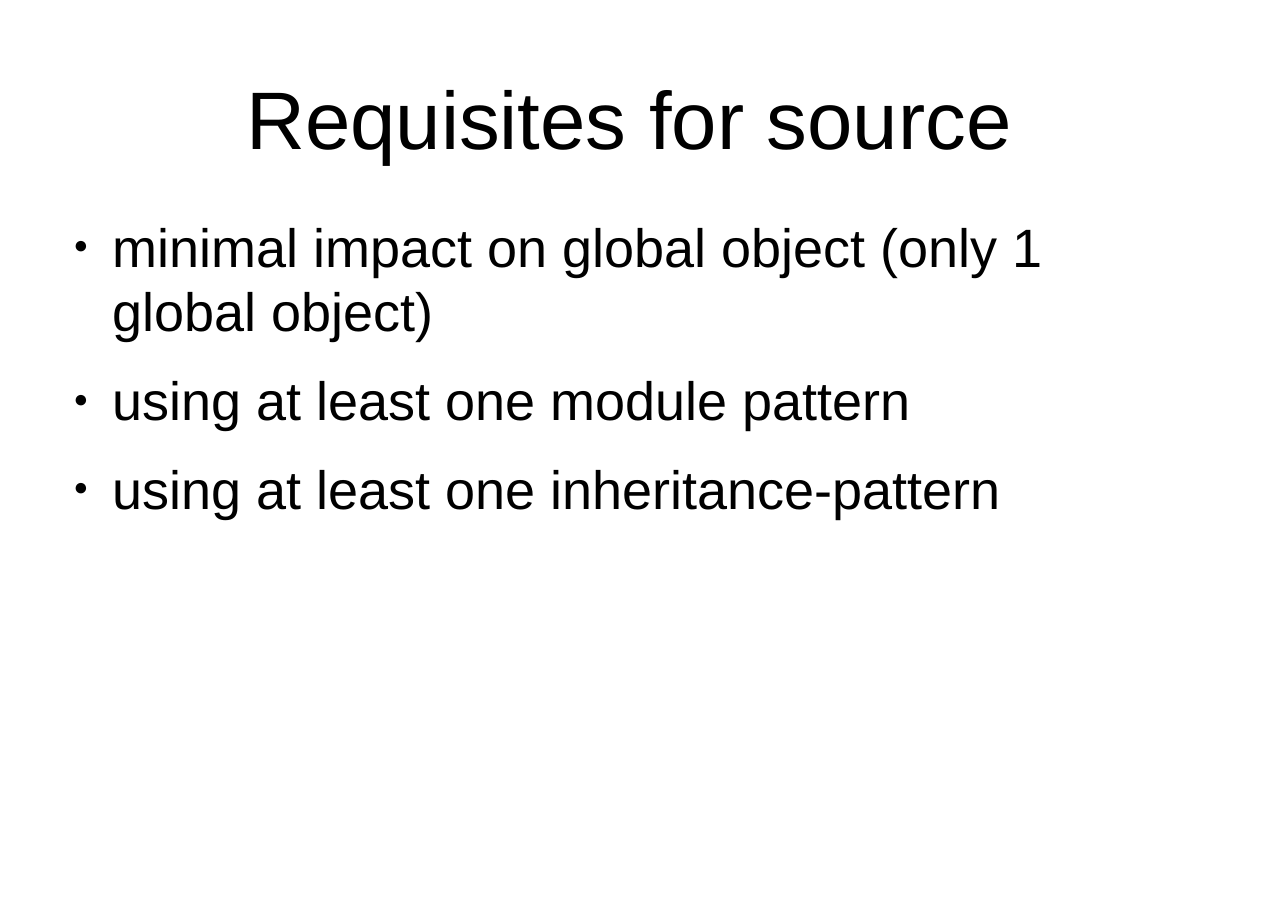
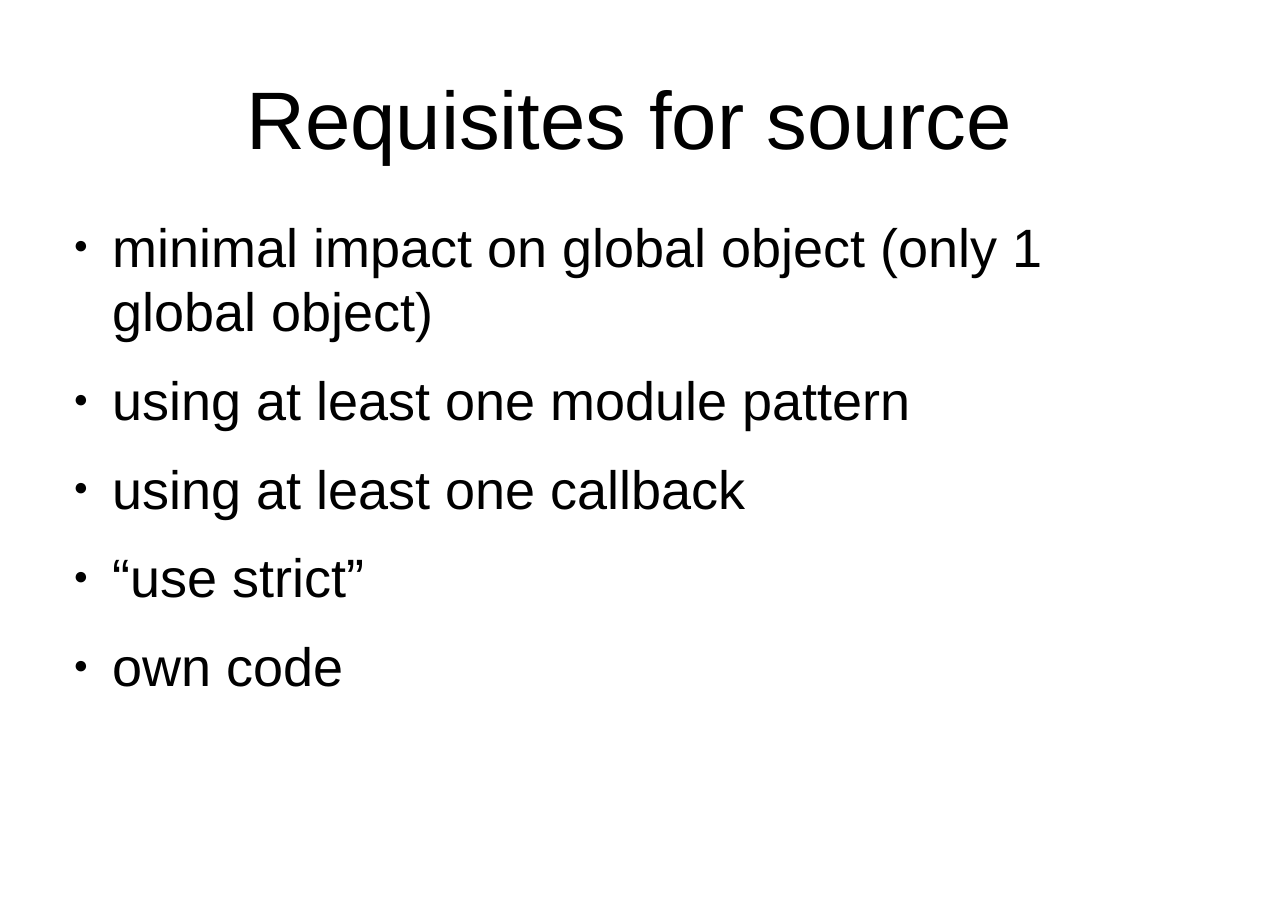
Before and after one commit to peterborkuti/other, a slide deck: slide 106 of JavaScriptBasics/jsbasics-slide.odp (slide 96 before the commit). Drawn at 1288x911 pixels with LibreOffice and Linux fonts; fonts in the diff are those of the drawing; background and template pictures are left out. Boxes give left, top, right and bottom in pixels: in the first picture for what was removed or moved away, otherwise in the second. Text is boxed around its words. In the diff, an @@ line names an element or a change of style, - is before the commit and + after.

```diff
--- a/JavaScriptBasics/jsbasics-slide.odp
+++ b/JavaScriptBasics/jsbasics-slide.odp
@@ text at box(113, 470, 746, 687): text changed @@
-● using at least one inheritance-pattern
+● using at least one callback
+● “use strict”
+● own code
```
Also in this commit, not shown: 11 other slides changed, 10 slides added, 1 other file.
